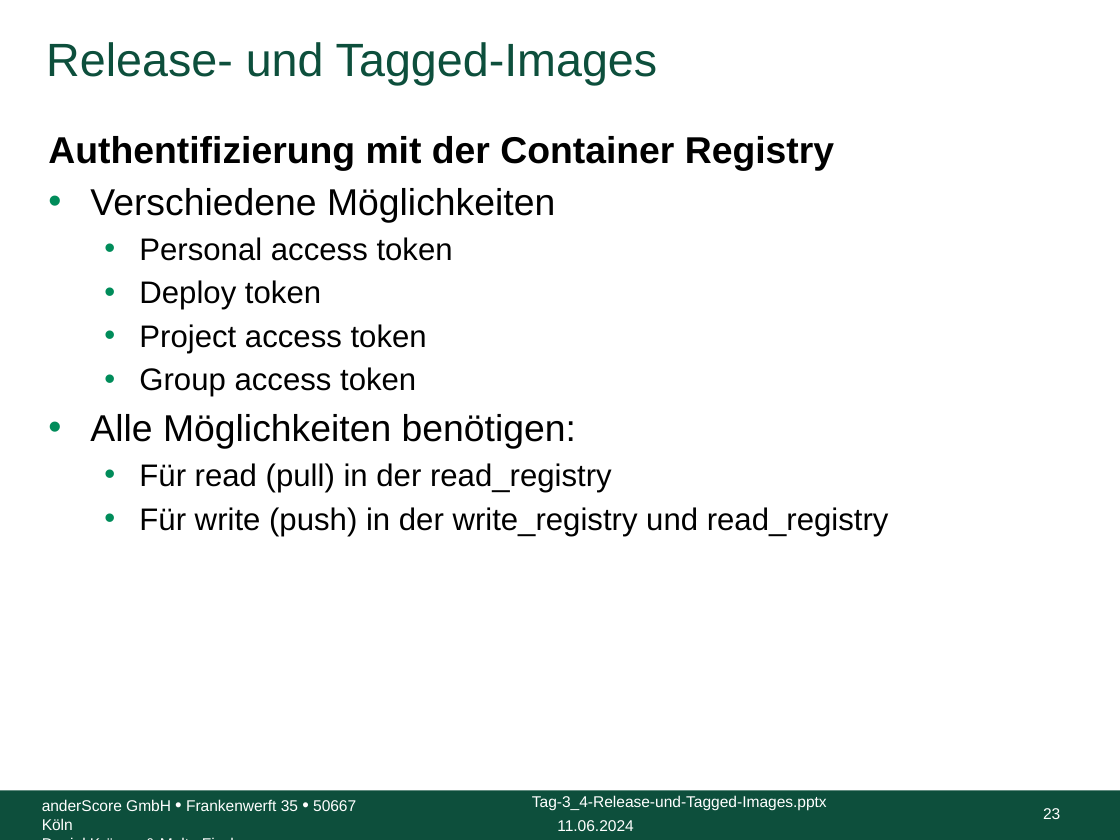
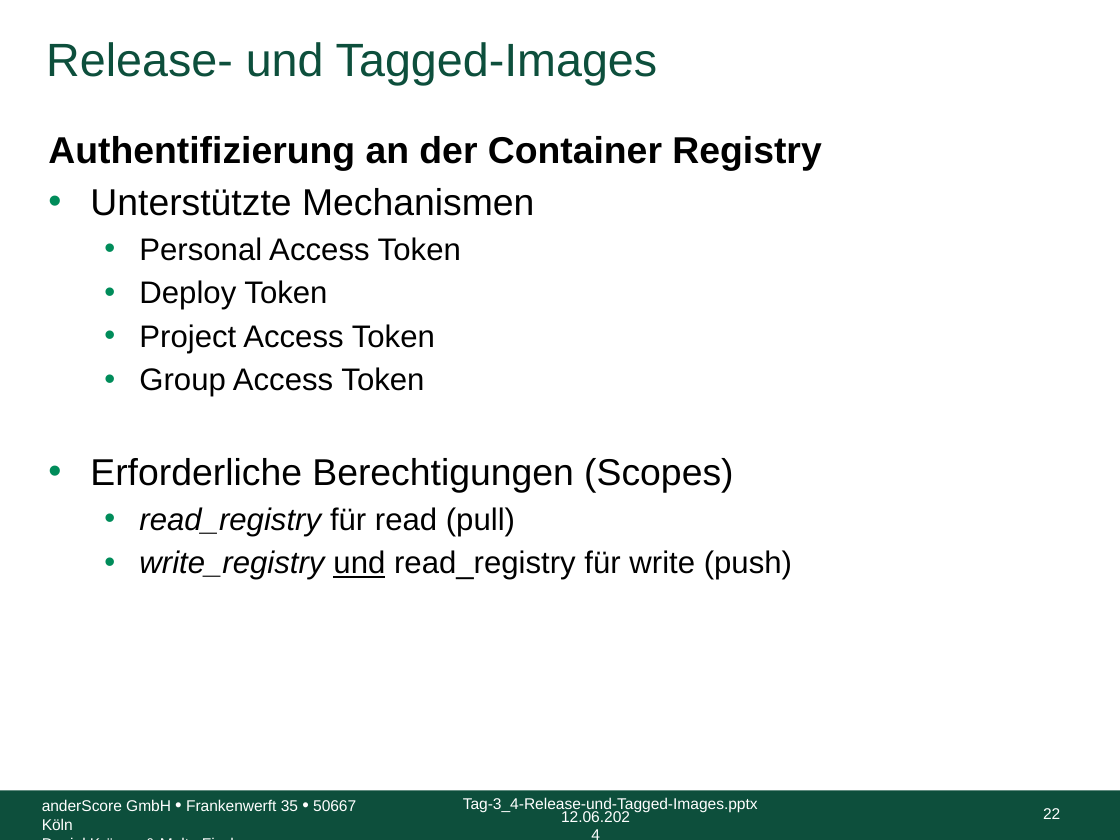
Before and after one commit to anderscore-gmbh/gitlab, a slide deck: slide 22 of slides/Tag-3_4-Release-und-Tagged-Images_Light.pptx (slide 23 before the commit). Drawn at 1120x840 pixels with LibreOffice and Linux fonts; fonts in the diff are those of the drawing; background and template pictures are left out. Boxes give left, top, right and bottom in pixels: in the first picture for what was removed or moved away, otherwise in the second. Text is boxed around its words. In the diff, an @@ line names an element or a change of style, - is before the commit and + after.

```diff
--- a/slides/Tag-3_4-Release-und-Tagged-Images_Light.pptx
+++ b/slides/Tag-3_4-Release-und-Tagged-Images_Light.pptx
@@ text at (48,136,821,580): text changed @@
-Authentifizierung mit der Container Registry
-• Verschiedene Möglichkeiten
-  • Personal access token
-  • Deploy token
-  • Project access token
-  • Group access token
-• Alle Möglichkeiten benötigen:
-  • Für read (pull) in der read_registry
-  • Für write (push) in der write_registry und read_registry
+Authentifizierung an der Container Registry
+• Unterstützte Mechanismen
+  • Personal Access Token
+  • Deploy Token
+  • Project Access Token
+  • Group Access Token
+• Erforderliche Berechtigungen (Scopes)
+  • read_registry für read (pull)
+  • write_registry und read_registry für write (push)
@@ text "Tag-3_4-Release-und-Tagged-Images.pptx": place and size @@
-text "Tag-3_4-Release-und-Tagged-Images.pptx" at (532,795,827,811)
+text "Tag-3_4-Release-und-Tagged-Images.pptx" at (463,797,758,813)
@@ page number at (1043,808,1060,819): text changed @@
-23
+22
@@ text at (561,811,630,822): text changed @@
-11.06.2024
+12.06.2024
```
Also in this commit, not shown: 36 other slides changed, 1 slide removed, 2 other files.
